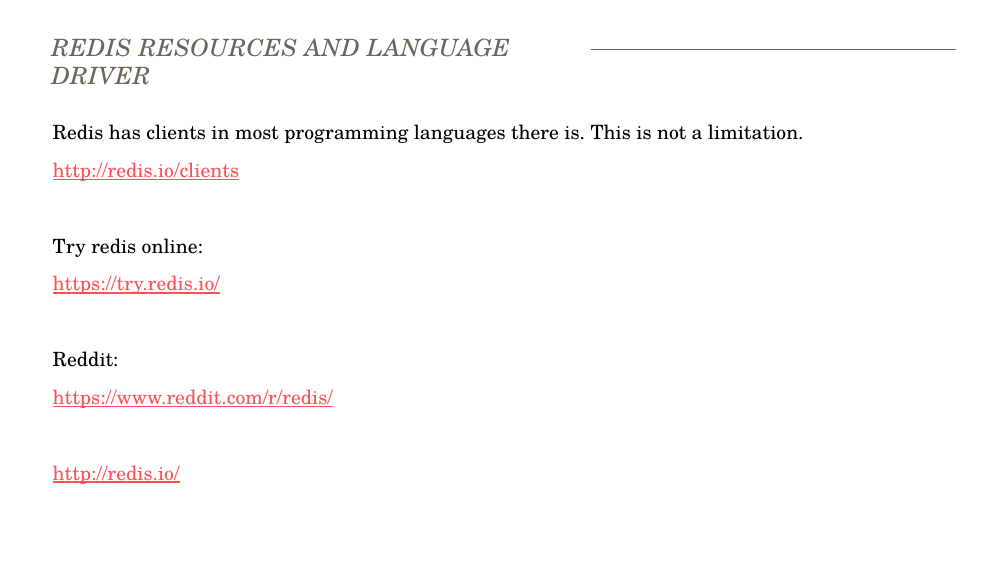
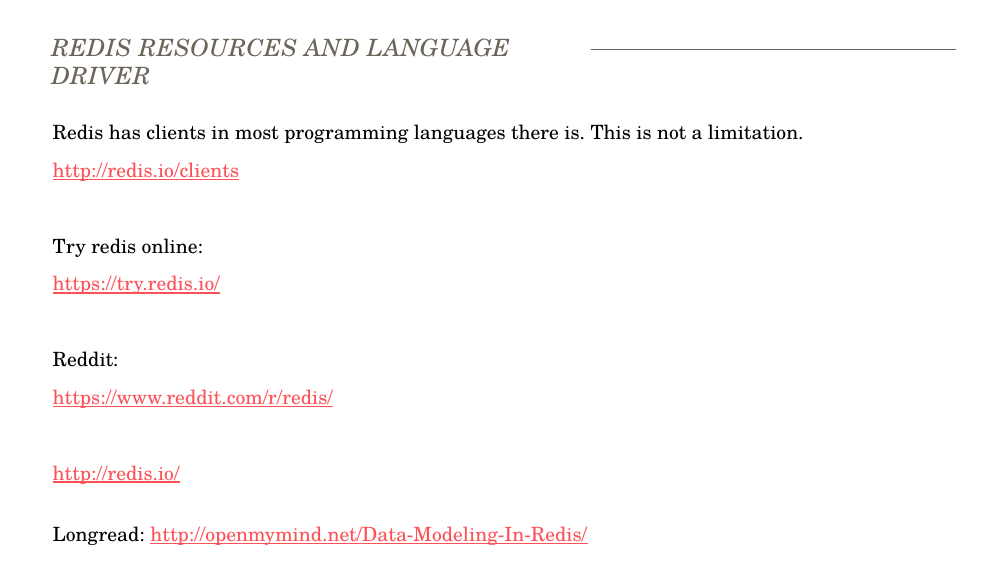
Before and after one commit to bekkopen/databasekurs, a slide deck: slide 11 of redis/redis_slides.pptx. Drawn at 1008x567 pixels with LibreOffice and Linux fonts; fonts in the diff are those of the drawing. Boxes give left, top, right and bottom in pixels: in the first picture for what was removed or moved away, otherwise in the second. Text is boxed around its words. In the diff, an @@ line names an element or a change of style, - is before the commit and + after.

```diff
--- a/redis/redis_slides.pptx
+++ b/redis/redis_slides.pptx
@@ text at (53, 526, 587, 545): paragraph added @@
+Longread: http://openmymind.net/Data-Modeling-In-Redis/
```
Also in this commit, not shown: 1 other file.
